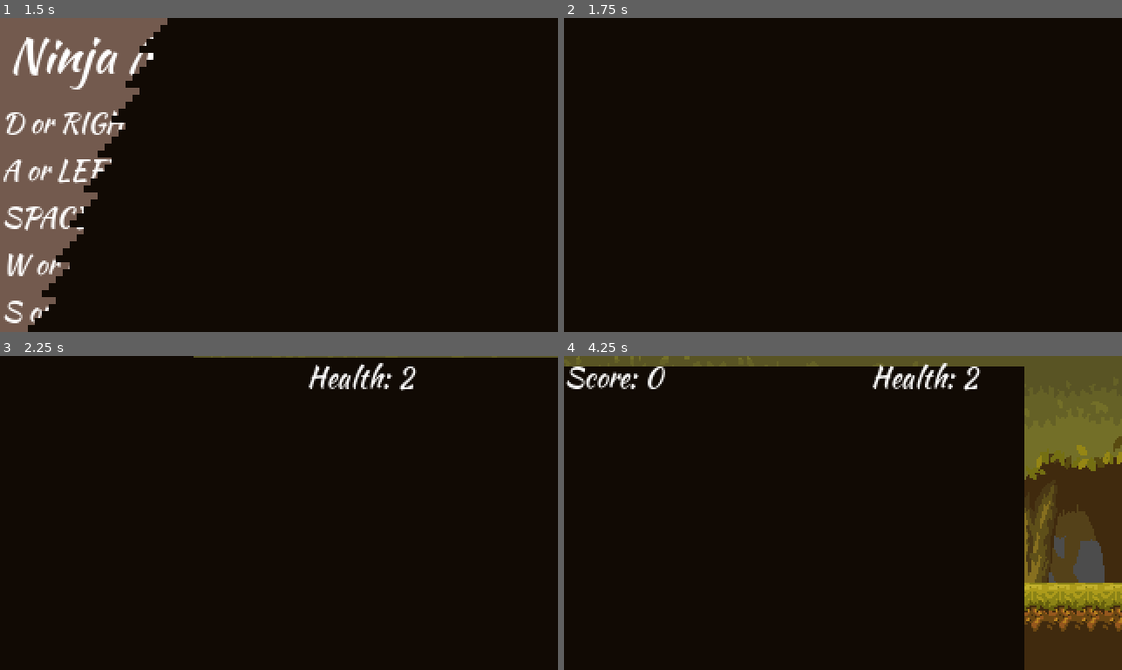
Above: before the commit, frames 1-4 (two rows, left to right).
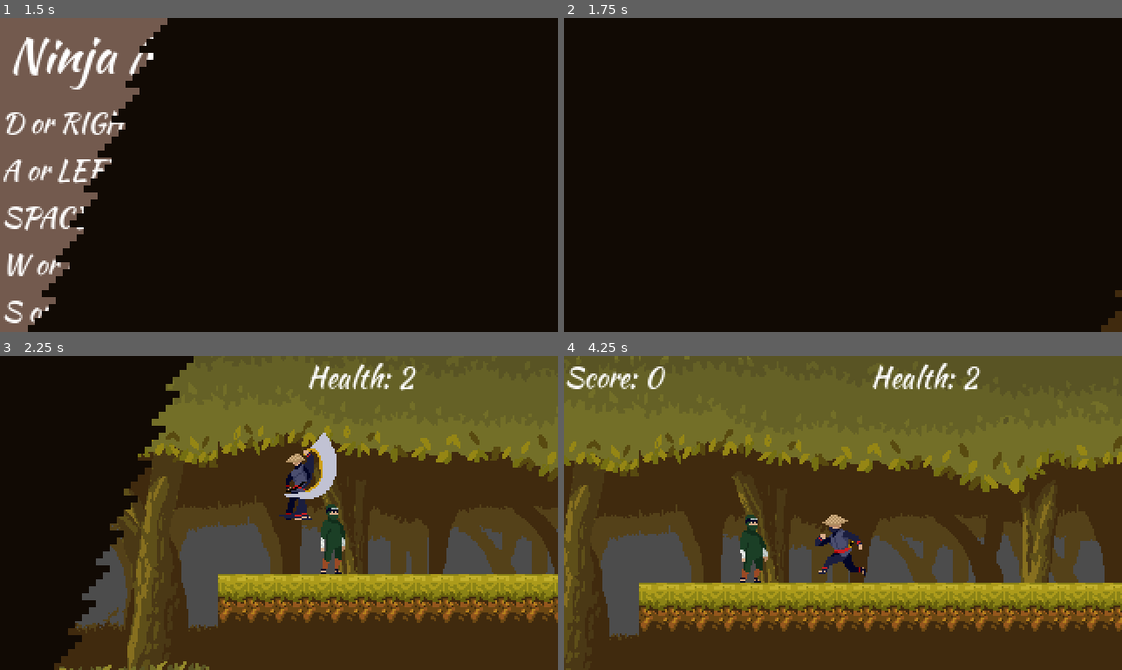
Above: after the commit, the same moments.

Repository: nateslagter/Ninja-Man-Quest-for-the-Shuriken
Game: Godot game, scene res://src/LevelAssets/MenuScenes/mainMenu.tscn
The game is run twice, just before and just after one commit, with the same random seed, the same clock (stepped at 60 frames per second) and the same inputs.
Inputs:
- Up to frame 1 (1.5 s): click "Play" at 0.5 s; click "Play" at 1.25 s
- Up to frame 2 (1.75 s): no input
- Up to frame 3 (2.25 s): hold Right (move_right) from 2.03 s (still down); tap Up (attack) at 2.1 s
- Up to frame 4 (4.25 s): tap Space (jump) at 2.27, 3.02 s; tap Up (attack) at 2.85, 3.6 s; release Right (move_right) at 3.53 s; hold Left (move_left) from 3.53 s (still down)

Frame 1 is identical in both runs. In frame 2, 0.2% of the frame differs, in the area x 96-100%, y 86-100%; in frame 3, 77%; in frame 4, 79%, in the area x 0-83%, y 3-100%.

Commit message:
Attempt to fix merge bug

Diff:
--- a/src/LevelAssets/LevelOne/LevelOne.tscn
+++ b/src/LevelAssets/LevelOne/LevelOne.tscn
@@ -1058,14 +1058,4 @@
 
 [node name="SceneTransition" parent="." instance=ExtResource( 8 )]
 
-[node name="ColorRect" type="ColorRect" parent="."]
-margin_left = -150.837
-margin_top = -60.2037
-margin_right = 221.163
-margin_bottom = 185.796
-color = Color( 0.0705882, 0.0431373, 0.0196078, 1 )
-__meta__ = {
-"_edit_use_anchors_": false
-}
-
 [connection signal="area_entered" from="Areas/EndOfLevel" to="." method="_on_EndOfLevel_area_entered"]
